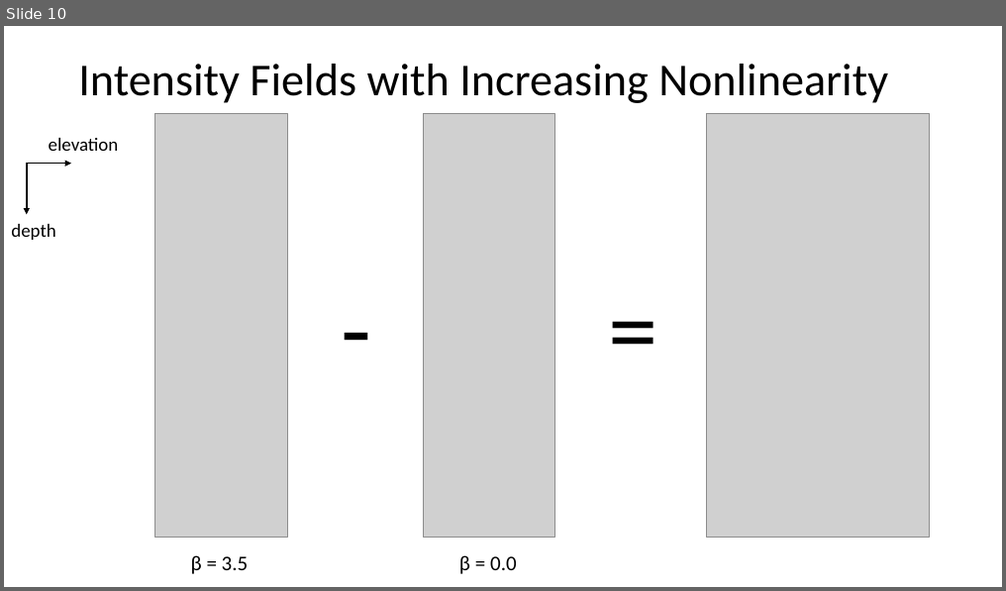
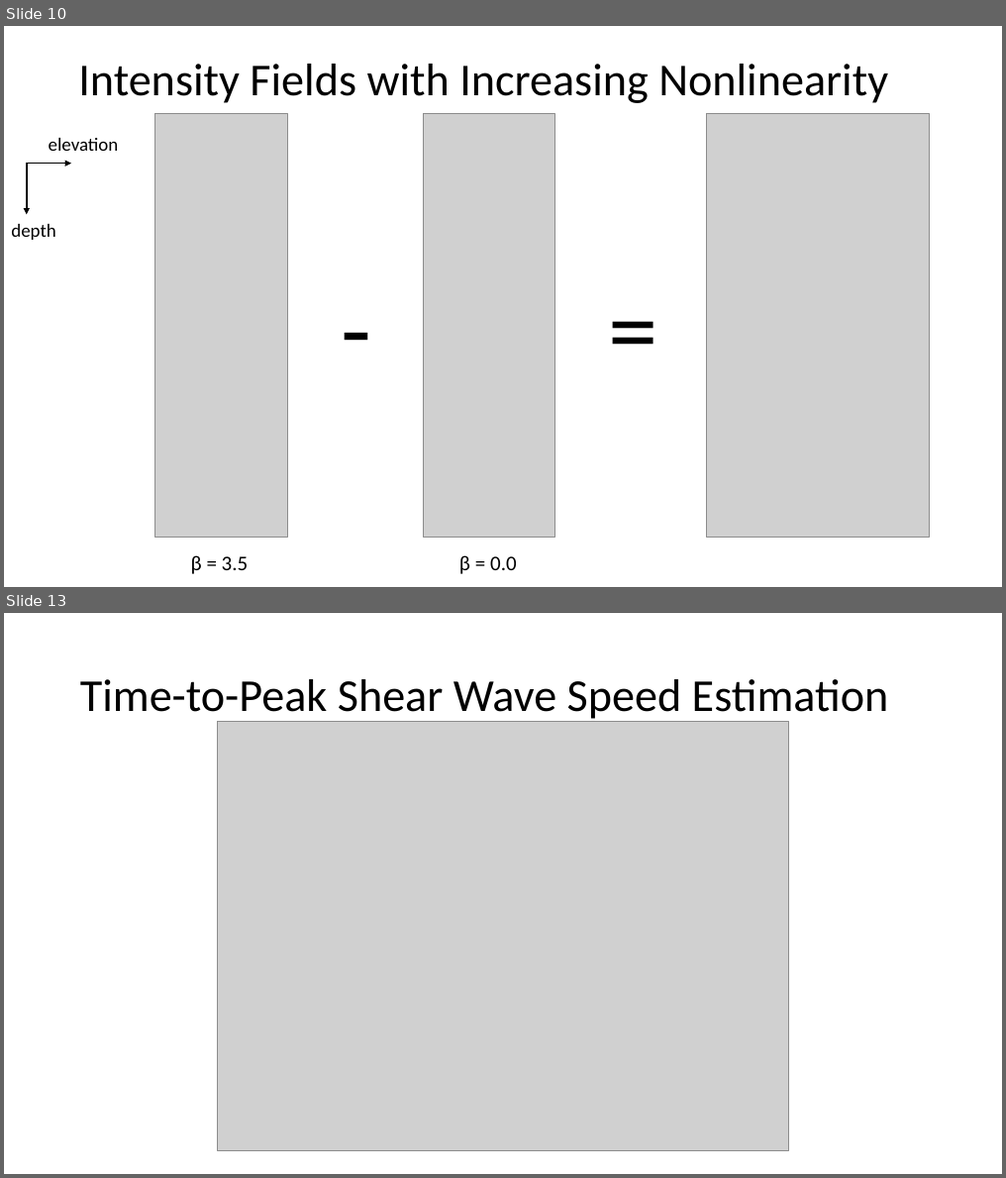
Before and after one commit to ningrui-li/nonlinear_acoustic, a slide deck: presentations/lab_meeting/lab_meeting_2015.04.24_kzk_sws.pptx. Shown one above the other, each under a label of ours: slide 10 before the commit, slides 10 and 13 after it; the slides between them are not shown. The pictures are 1006x591 and 1006x1178 pixels, drawn with LibreOffice and Linux fonts; fonts in the diff are those of the drawing; grey boxes stand for pictures. Boxes give left, top, right and bottom in pixels: in the first picture for what was removed or moved away, otherwise in the second. Text is boxed around its words. In the diff, an @@ line names an element or a change of style, - is before the commit and + after.

```diff
--- a/presentations/lab_meeting/lab_meeting_2015.04.24_kzk_sws.pptx
+++ b/presentations/lab_meeting/lab_meeting_2015.04.24_kzk_sws.pptx
@@ slide 13 added at box(4, 613, 1002, 1174), background #FFFFFF @@
@@ title added at box(80, 679, 889, 723), 44 pt, text #000000 @@
+Time-to-Peak Shear Wave Speed Estimation
@@ picture added at box(218, 722, 789, 1151) @@
```
Also in this commit, not shown: 2 slides changed, 3 other slides added.
